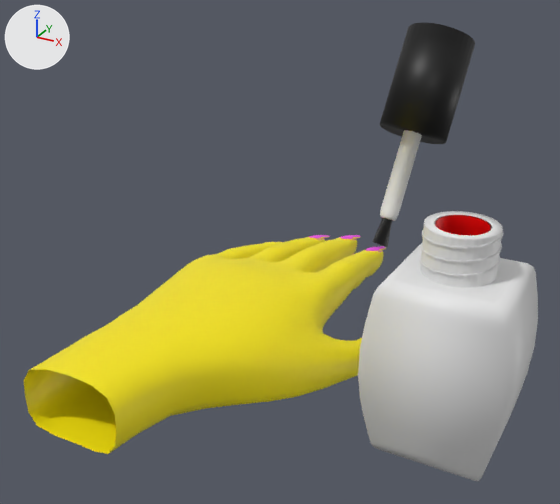
The glTF model nailz.glb, before and after one commit.
The view is the same before and after, from a camera (50 mm lens) standing at (2.72, -4.34, 2.66) and looking at (0.23, 0.19, 0.39). The lights are fixed; the arrows at upper left show +X, +Y and +Z. Where no turn or scale is listed for an object, it has been applied to the vertices.

The scene before the commit, as lines of its bpy script (objects in view):
```python
me_object_1 = bpy.data.meshes.new('Object_1')
me_object_1.from_pydata(...)  # 160 vertices, 256 faces; spans x 0.394..0.601, y 1.661..2.167, z 0.144..0.903
me_object_1.materials.append(mat_material_003)  # white #e7e7e7
me_object_2 = bpy.data.meshes.new('Object_2')
me_object_2.from_pydata(...)  # 2096 vertices, 4886 faces; spans x -0.45..0.45, y -0.45..0.45, z -0.64..0.95
me_object_2.materials.append(mat_material_002_1)  # white #e7e7e7
me_object_3 = bpy.data.meshes.new('Object_3')
me_object_3.from_pydata(...)  # 124 vertices, 214 faces; spans x -0.4..0.4, y -0.4..0.4, z -0.56..0.95
me_object_3.materials.append(mat_material_001_1)  # red #ff0000
ob_object_1 = bpy.data.objects.new('Object_1', me_object_1)
ob_object_1.location = (0.0, 0.0, 0.0)
ob_object_2 = bpy.data.objects.new('Object_2', me_object_2)
ob_object_2.location = (1.574, 0.062, -0.045)
ob_object_3 = bpy.data.objects.new('Object_3', me_object_3)
ob_object_3.location = (1.574, 0.062, -0.045)
# also in view: 'Cube' at (0.3, 0.09, -0.07); 'Object_0' at (0.55, 2.16, 0.86)
```
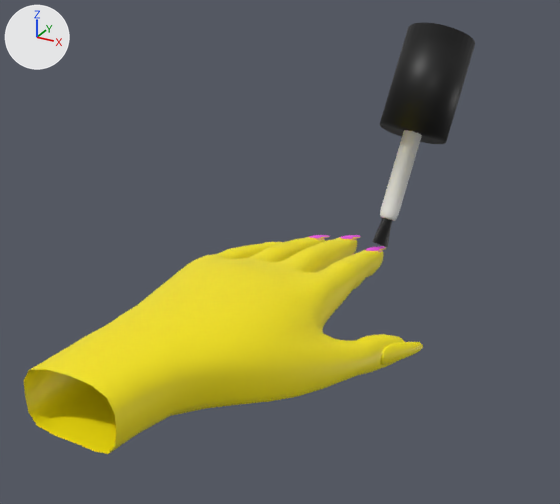
Where the change shows, as pixel boxes (x1, y1, x2, y2) in the pictures (560 x 504 px):
'Object_2', deleted
    before: (358, 211, 538, 481)
'Object_3', deleted (red)
    before: (435, 215, 490, 236)

What changed in the scene script:
```text
Remove ob_object_2:
    ob_object_2 = bpy.data.objects.new('Object_2', me_object_2)
    ob_object_2.location = (1.574, 0.062, -0.045)
Remove ob_object_3:
    ob_object_3 = bpy.data.objects.new('Object_3', me_object_3)
    ob_object_3.location = (1.574, 0.062, -0.045)
```
